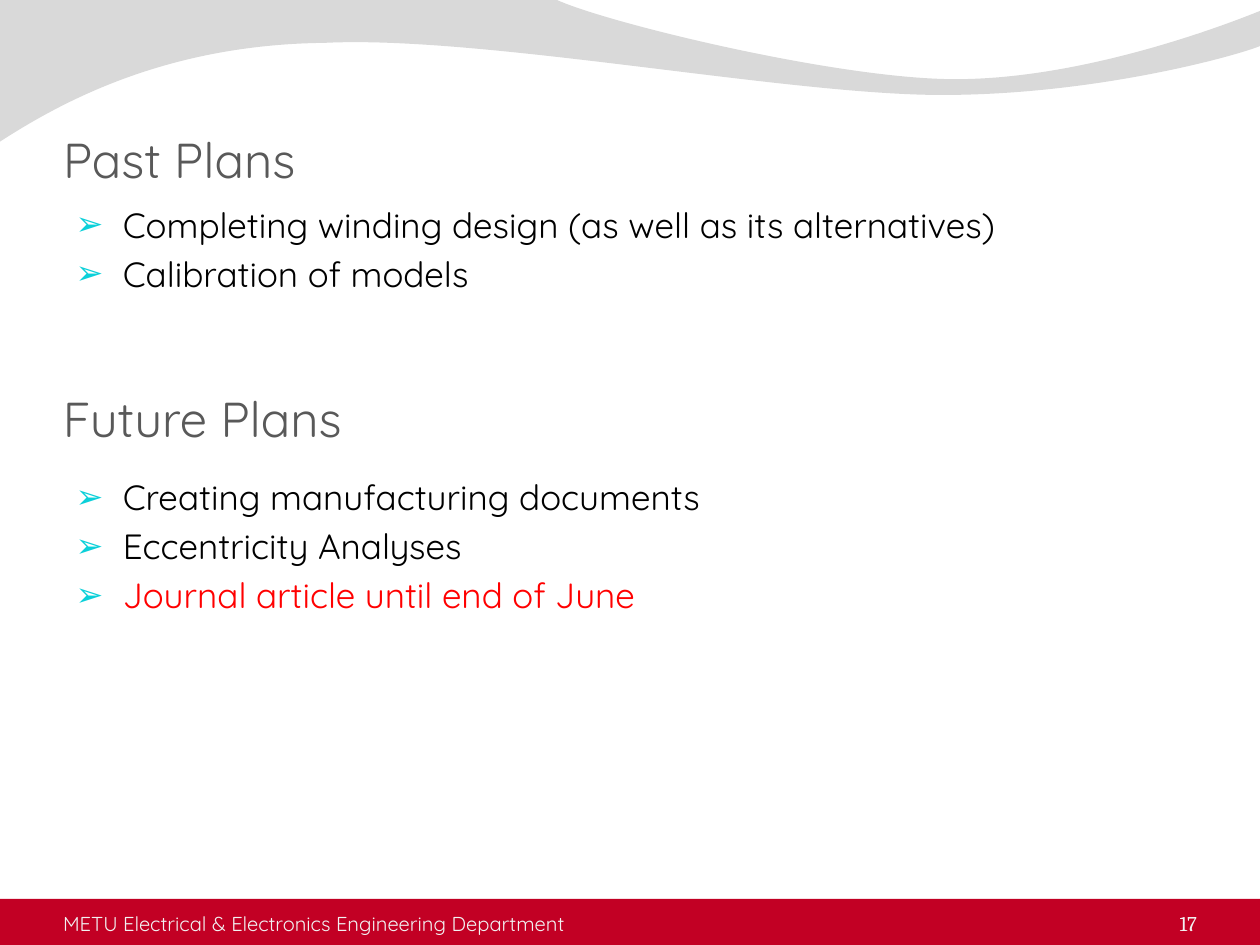
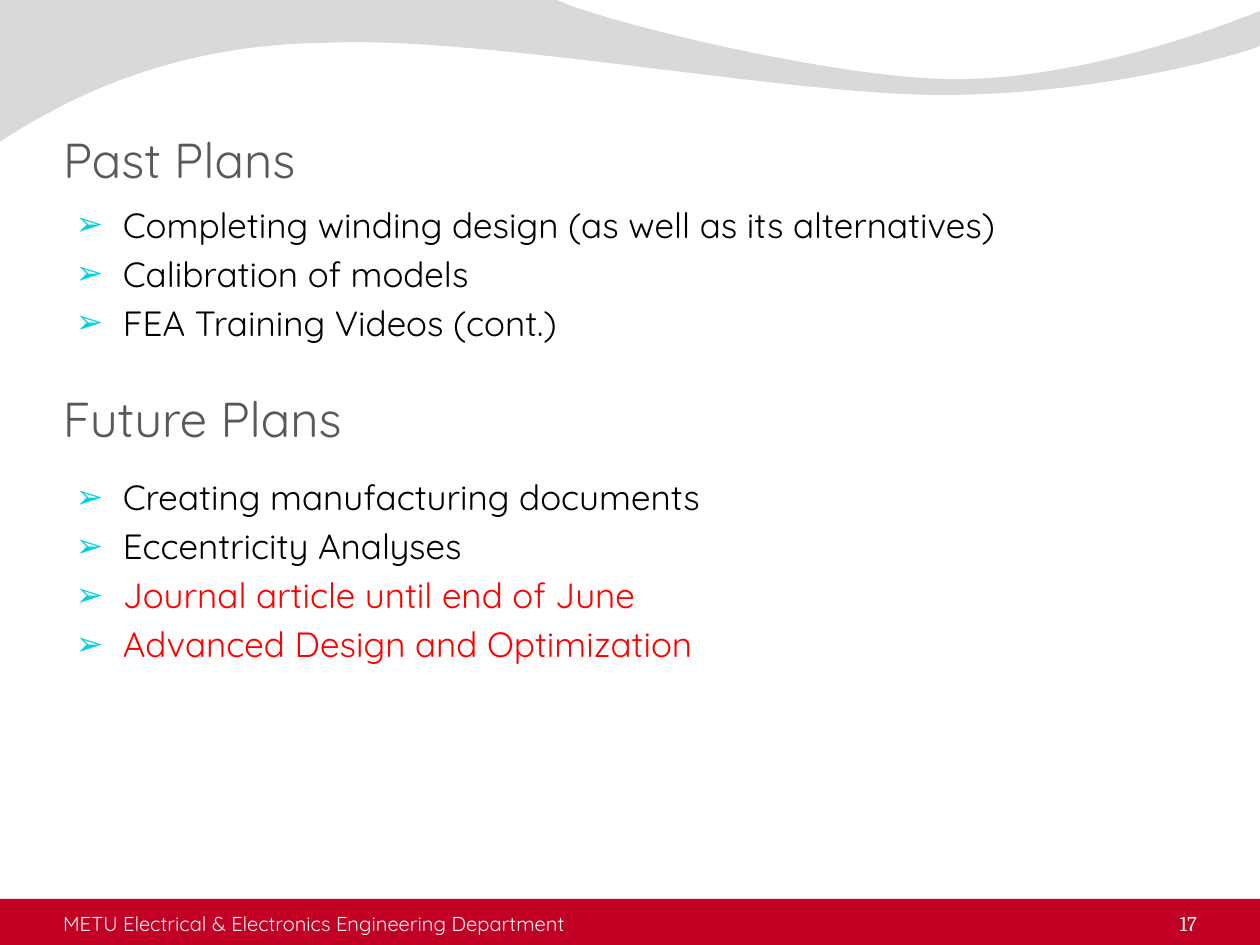
Before and after one commit to sametyakut/Studies, a slide deck: slide 17 of Presentations/Keysani_Sunum_Winding_Design_2023_06_13.pptx. Drawn at 1260x945 pixels with LibreOffice and Linux fonts; fonts in the diff are those of the drawing; background and template pictures are left out. Boxes give left, top, right and bottom in pixels: in the first picture for what was removed or moved away, otherwise in the second. Text is boxed around its words. In the diff, an @@ line names an element or a change of style, - is before the commit and + after.

```diff
--- a/Presentations/Keysani_Sunum_Winding_Design_2023_06_13.pptx
+++ b/Presentations/Keysani_Sunum_Winding_Design_2023_06_13.pptx
@@ text at (x1=123, y1=310, x2=557, y2=343): paragraph added @@
+➢ FEA Training Videos (cont.)
@@ text at (x1=123, y1=631, x2=692, y2=664): paragraph added @@
+➢ Advanced Design and Optimization
```
Also in this commit, not shown: 6 other slides changed, 24 other files.
